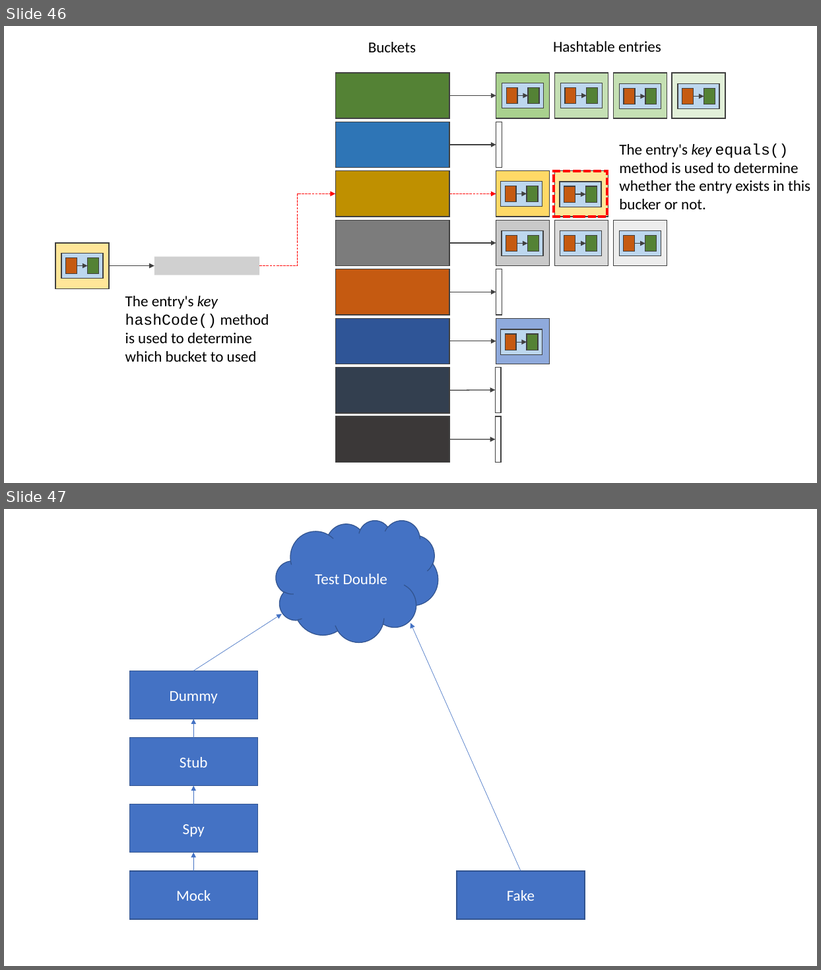
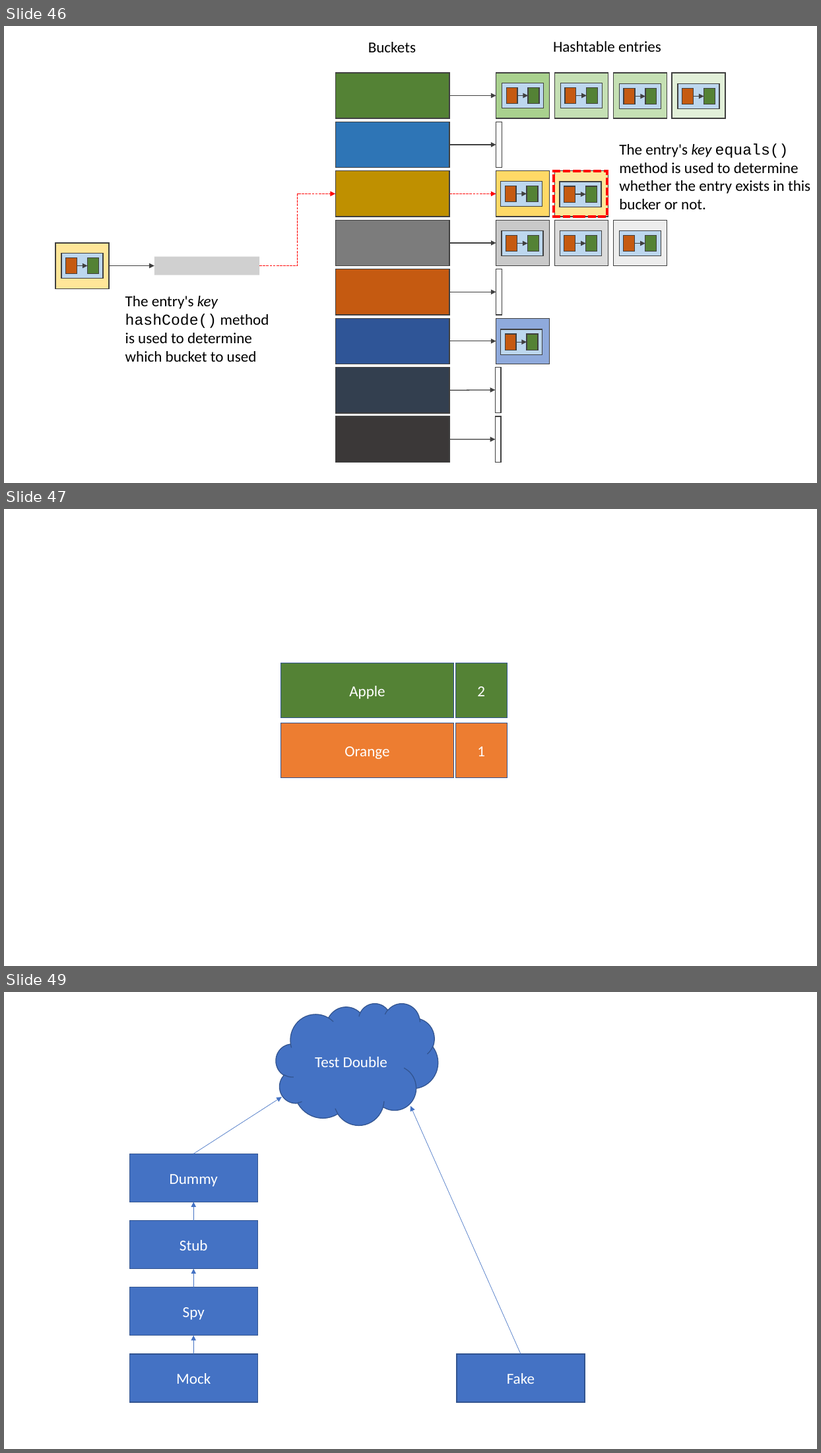
Before and after one commit to albertattard/java-boot-camp, a slide deck: assets/images/Images.pptx. Shown one above the other, each under a label of ours: slides 46 and 47 before the commit, slides 46, 47 and 49 after it; the slides between them are not shown. The pictures are 821x970 and 821x1453 pixels, drawn with LibreOffice and Linux fonts; fonts in the diff are those of the drawing; grey boxes stand for pictures. Boxes give left, top, right and bottom in pixels: in the first picture for what was removed or moved away, otherwise in the second. Text is boxed around its words. In the diff, an @@ line names an element or a change of style, - is before the commit and + after.

```diff
--- a/assets/images/Images.pptx
+++ b/assets/images/Images.pptx
@@ slide 47 added at [4,509,817,966], background #FFFFFF @@
@@ rectangle added at [281,663,454,718], fill #548235, outline #325491 1 pt, 18 pt, text #FFFFFF @@
+Apple
@@ rectangle added at [456,663,507,718], fill #548235, outline #325491 1 pt, 18 pt, text #FFFFFF @@
+2
@@ rectangle added at [281,723,454,778], fill #ED7D31, outline #325491 1 pt, 18 pt, text #FFFFFF @@
+Orange
@@ rectangle added at [456,723,507,778], fill #ED7D31, outline #325491 1 pt, 18 pt, text #FFFFFF @@
+1
@@ what was slide 47 is now slide 49 @@
```
Also in this commit, not shown: 1 other slide added, 3 other files.
